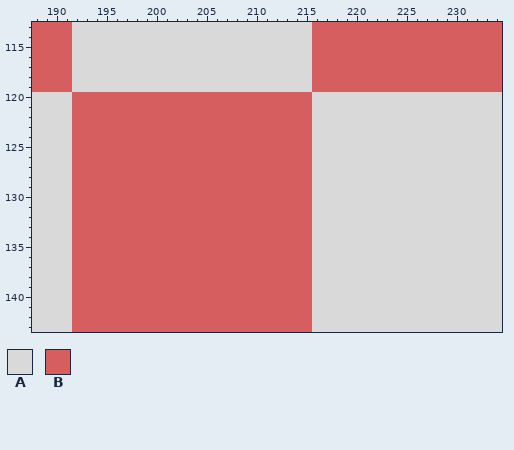
Two states of a pixel-art file, Assets/Resources/Sprites/tiles/Letter box.aseprite. Above, as it was before the edit.
576x144 pixels, 1 frame. Colours within 5 levels of each other are drawn and written as one. Shown: x 188..234, y 113..143. The commit also changed other parts of the picture, which this record leaves out.
Palette (. is transparent): A #d9d9d9  B #d65e5e
Pixels before, first column x 188:
113 BBBBAAAAAAAAAAAAAAAAAAAAAAAABBBBBBBBBBBBBBBBBBB
114 BBBBAAAAAAAAAAAAAAAAAAAAAAAABBBBBBBBBBBBBBBBBBB
115 BBBBAAAAAAAAAAAAAAAAAAAAAAAABBBBBBBBBBBBBBBBBBB
116 BBBBAAAAAAAAAAAAAAAAAAAAAAAABBBBBBBBBBBBBBBBBBB
117 BBBBAAAAAAAAAAAAAAAAAAAAAAAABBBBBBBBBBBBBBBBBBB
118 BBBBAAAAAAAAAAAAAAAAAAAAAAAABBBBBBBBBBBBBBBBBBB
119 BBBBAAAAAAAAAAAAAAAAAAAAAAAABBBBBBBBBBBBBBBBBBB
120 AAAABBBBBBBBBBBBBBBBBBBBBBBBAAAAAAAAAAAAAAAAAAA
121 AAAABBBBBBBBBBBBBBBBBBBBBBBBAAAAAAAAAAAAAAAAAAA
122 AAAABBBBBBBBBBBBBBBBBBBBBBBBAAAAAAAAAAAAAAAAAAA
123 AAAABBBBBBBBBBBBBBBBBBBBBBBBAAAAAAAAAAAAAAAAAAA
124 AAAABBBBBBBBBBBBBBBBBBBBBBBBAAAAAAAAAAAAAAAAAAA
125 AAAABBBBBBBBBBBBBBBBBBBBBBBBAAAAAAAAAAAAAAAAAAA
126 AAAABBBBBBBBBBBBBBBBBBBBBBBBAAAAAAAAAAAAAAAAAAA
127 AAAABBBBBBBBBBBBBBBBBBBBBBBBAAAAAAAAAAAAAAAAAAA
128 AAAABBBBBBBBBBBBBBBBBBBBBBBBAAAAAAAAAAAAAAAAAAA
129 AAAABBBBBBBBBBBBBBBBBBBBBBBBAAAAAAAAAAAAAAAAAAA
130 AAAABBBBBBBBBBBBBBBBBBBBBBBBAAAAAAAAAAAAAAAAAAA
131 AAAABBBBBBBBBBBBBBBBBBBBBBBBAAAAAAAAAAAAAAAAAAA
132 AAAABBBBBBBBBBBBBBBBBBBBBBBBAAAAAAAAAAAAAAAAAAA
133 AAAABBBBBBBBBBBBBBBBBBBBBBBBAAAAAAAAAAAAAAAAAAA
134 AAAABBBBBBBBBBBBBBBBBBBBBBBBAAAAAAAAAAAAAAAAAAA
135 AAAABBBBBBBBBBBBBBBBBBBBBBBBAAAAAAAAAAAAAAAAAAA
136 AAAABBBBBBBBBBBBBBBBBBBBBBBBAAAAAAAAAAAAAAAAAAA
137 AAAABBBBBBBBBBBBBBBBBBBBBBBBAAAAAAAAAAAAAAAAAAA
138 AAAABBBBBBBBBBBBBBBBBBBBBBBBAAAAAAAAAAAAAAAAAAA
139 AAAABBBBBBBBBBBBBBBBBBBBBBBBAAAAAAAAAAAAAAAAAAA
140 AAAABBBBBBBBBBBBBBBBBBBBBBBBAAAAAAAAAAAAAAAAAAA
141 AAAABBBBBBBBBBBBBBBBBBBBBBBBAAAAAAAAAAAAAAAAAAA
142 AAAABBBBBBBBBBBBBBBBBBBBBBBBAAAAAAAAAAAAAAAAAAA
143 AAAABBBBBBBBBBBBBBBBBBBBBBBBAAAAAAAAAAAAAAAAAAA
Once edited:
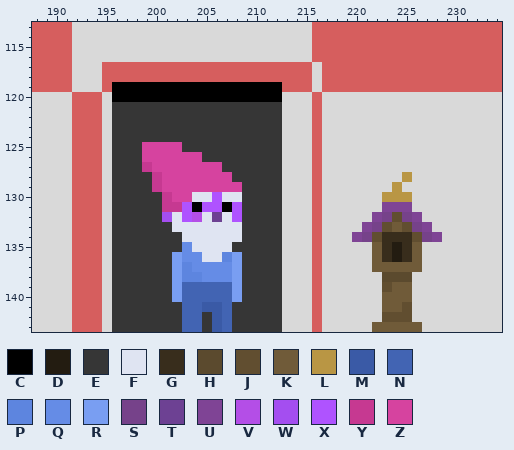
Colours new in this view: C #000000  D #231c11  E #363636  F #dfe4f2  G #382d1c  H #5b4a2e  J #614e30  K #705b39  L #b99644  M #3a5aa6  N #4264b3  P #5d85df  Q #658ce6  R #799ef2  S #76428a  T #6d4193  U #7f4495  V #b44ee7  W #a44ef0  X #af53ff  Y #c63991  Z #d6439f
From old to new:
Changed rows in their new state; - is an unchanged pixel.
first column x 195:
117 BBBBBBBBBBBBBBBBBBBBBA------------
118 BBBBBBBBBBBBBBBBBBBBBA------------
119 BCCCCCCCCCCCCCCCCCBBBA------------
120 ACCCCCCCCCCCCCCCCCAAAB------------
121 AEEEEEEEEEEEEEEEEEAAAB------------
122 AEEEEEEEEEEEEEEEEEAAAB------------
123 AEEEEEEEEEEEEEEEEEAAAB------------
124 AEEEEEEEEEEEEEEEEEAAAB------------
125 AEEEZZZZEEEEEEEEEEAAAB------------
126 AEEEZZZZZZEEEEEEEEAAAB------------
127 AEEEYZZZZZZZEEEEEEAAAB------------
128 AEEEEYZZZZZZZEEEEEAAAB--------L---
129 AEEEEYZZZZZZZZEEEEAAAB-------L----
130 AEEEEEYZZFFXFFEEEEAAAB------LLL---
131 AEEEEEYYXCXXCXEEEEAAAB------UUU---
132 AEEEEEWFXVFTFXEEEEAAAB-----USJSU--
133 AEEEEEEFFFFFFFEEEEAAAB----USJKJSU-
134 AEEEEEEEFFFFFFEEEEAAAB---USJGGGJSU
135 AEEEEEEEQFFFFEEEEEAAAB-----KGDGK--
136 AEEEEEERQQFFPREEEEAAAB-----KGDGK--
137 AEEEEEERPQQQQREEEEAAAB-----KKKKK--
138 AEEEEEERPPQQQREEEEAAAB------HHH---
139 AEEEEEERNNNNNREEEEAAAB------JKK---
140 AEEEEEERNNNNNREEEEAAAB------KKK---
141 AEEEEEEENNMMNEEEEEAAAB------KKJ---
142 AEEEEEEENNEMNEEEEEAAAB------JJJ---
143 AEEEEEEENNEMNEEEEEAAAB-----KKKKK--
Pixel boxes of the changes (left, top, right, bottom) in both pictures:
changed: (102, 62, 442, 332)
